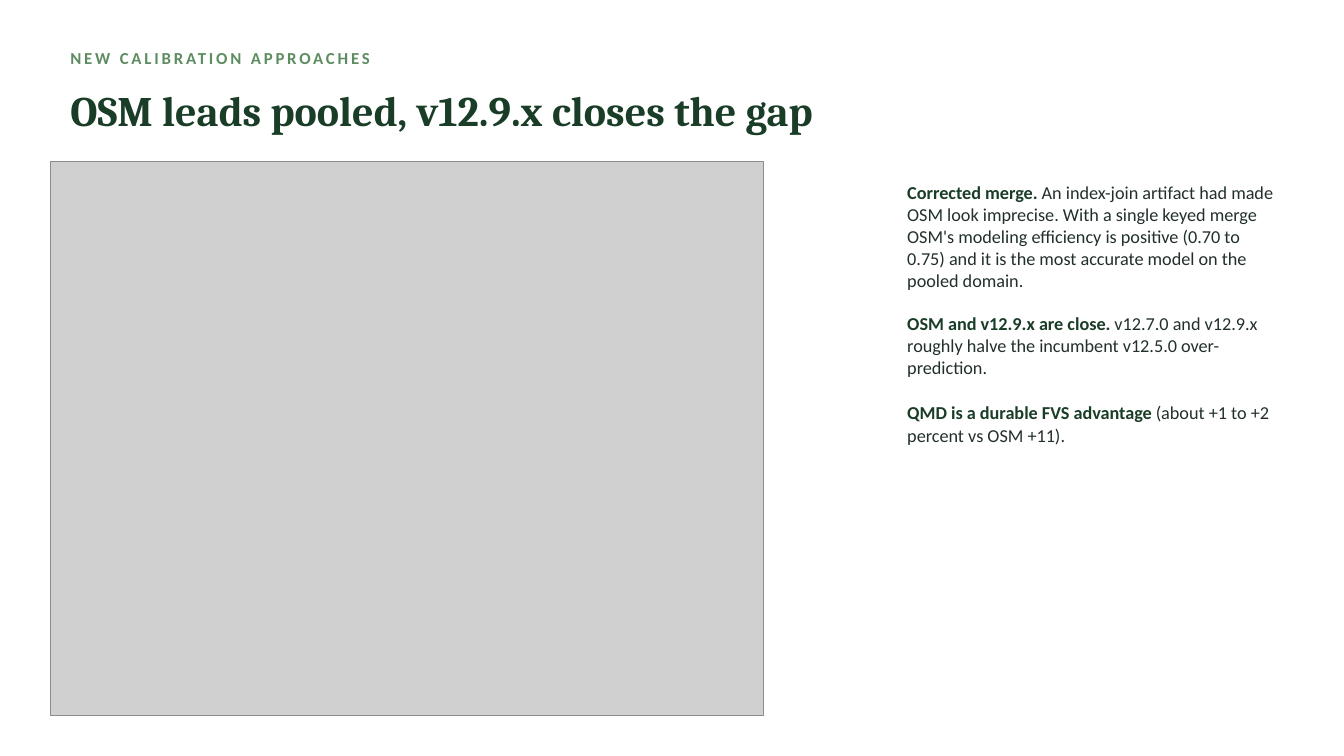
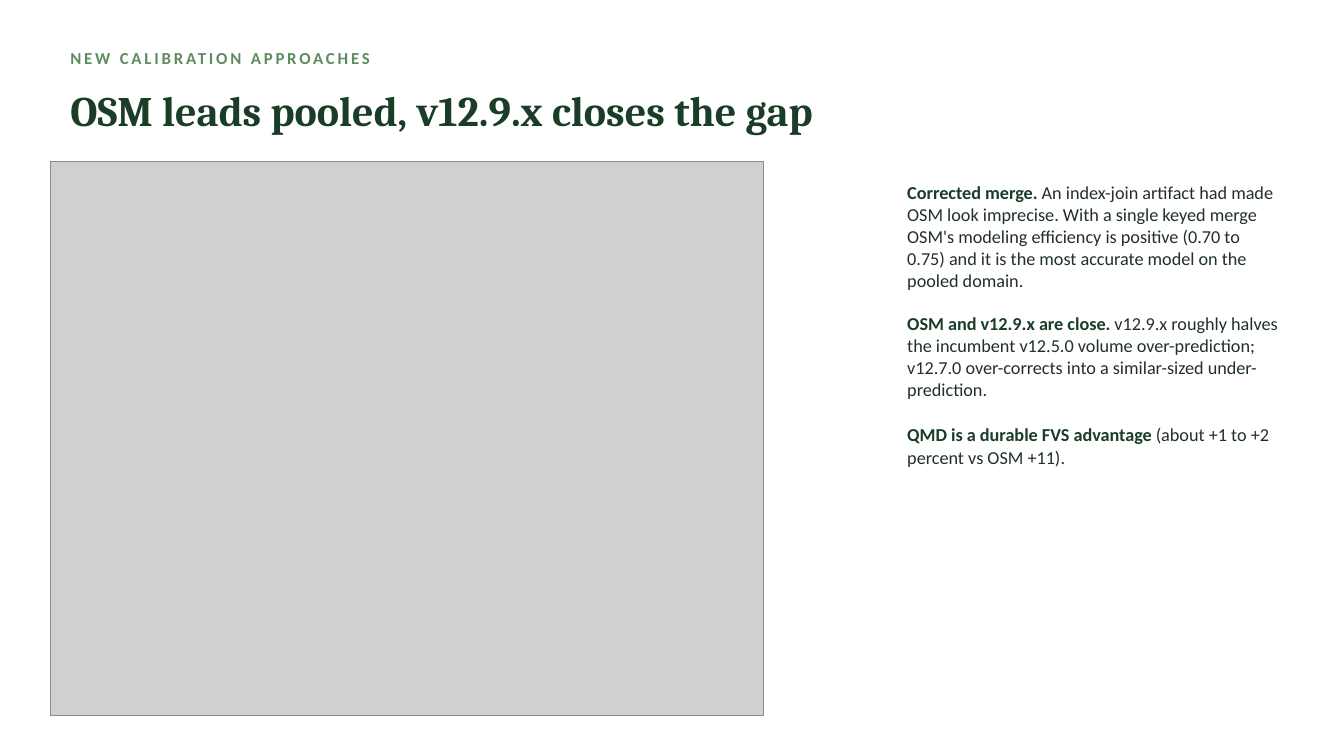
Before and after one commit to holoros/fvs-acd, a slide deck: slide 4 of FVS-ACD_Hennigar_Aug2026.pptx. Drawn at 1344x756 pixels with LibreOffice and Linux fonts; fonts in the diff are those of the drawing; grey boxes stand for pictures. Boxes give left, top, right and bottom in pixels: in the first picture for what was removed or moved away, otherwise in the second. Text is boxed around its words. In the diff, an @@ line names an element or a change of style, - is before the commit and + after.

Commit message:
Materials: propagate frozen-harness numbers (v12.5.0, v12.7.0 corrected) + frozen subsidiary tables (province, forest type, management class) + TOST counts into report, GTR (+docx), deck; re-swap frozen fig1 into deck; fix deck slide-3 sample-count label

```diff
--- a/FVS-ACD_Hennigar_Aug2026.pptx
+++ b/FVS-ACD_Hennigar_Aug2026.pptx
@@ text at (907,186,1278,467): text changed @@
-Corrected merge. An index-join artifact had made OSM look imprecise. With a single keyed merge OSM's modeling efficiency is positive (0.70 to 0.75) and it is the most accurate model on the pooled domain.
-OSM and v12.9.x are close. v12.7.0 and v12.9.x roughly halve the incumbent v12.5.0 over-prediction.
-QMD is a durable FVS advantage (about +1 to +2 percent vs OSM +11).
+Corrected merge. An index-join artifact had made OSM look imprecise. With a single keyed merge OSM's modeling efficiency is positive (0.70 to 0.75) and it is the most accurate model on the pooled domain.
+OSM and v12.9.x are close. v12.9.x roughly halves the incumbent v12.5.0 volume over-prediction; v12.7.0 over-corrects into a similar-sized under-prediction.
+QMD is a durable FVS advantage (about +1 to +2 percent vs OSM +11).
```
Also in this commit, not shown: 1 other slide changed, 5 other files.
